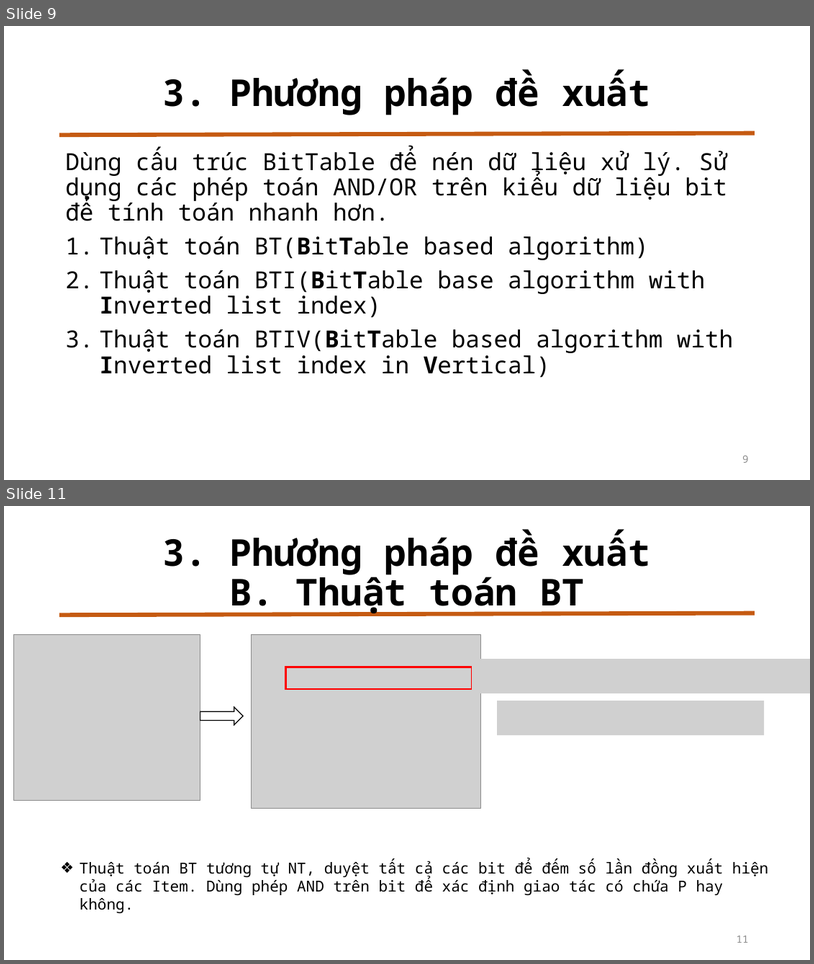
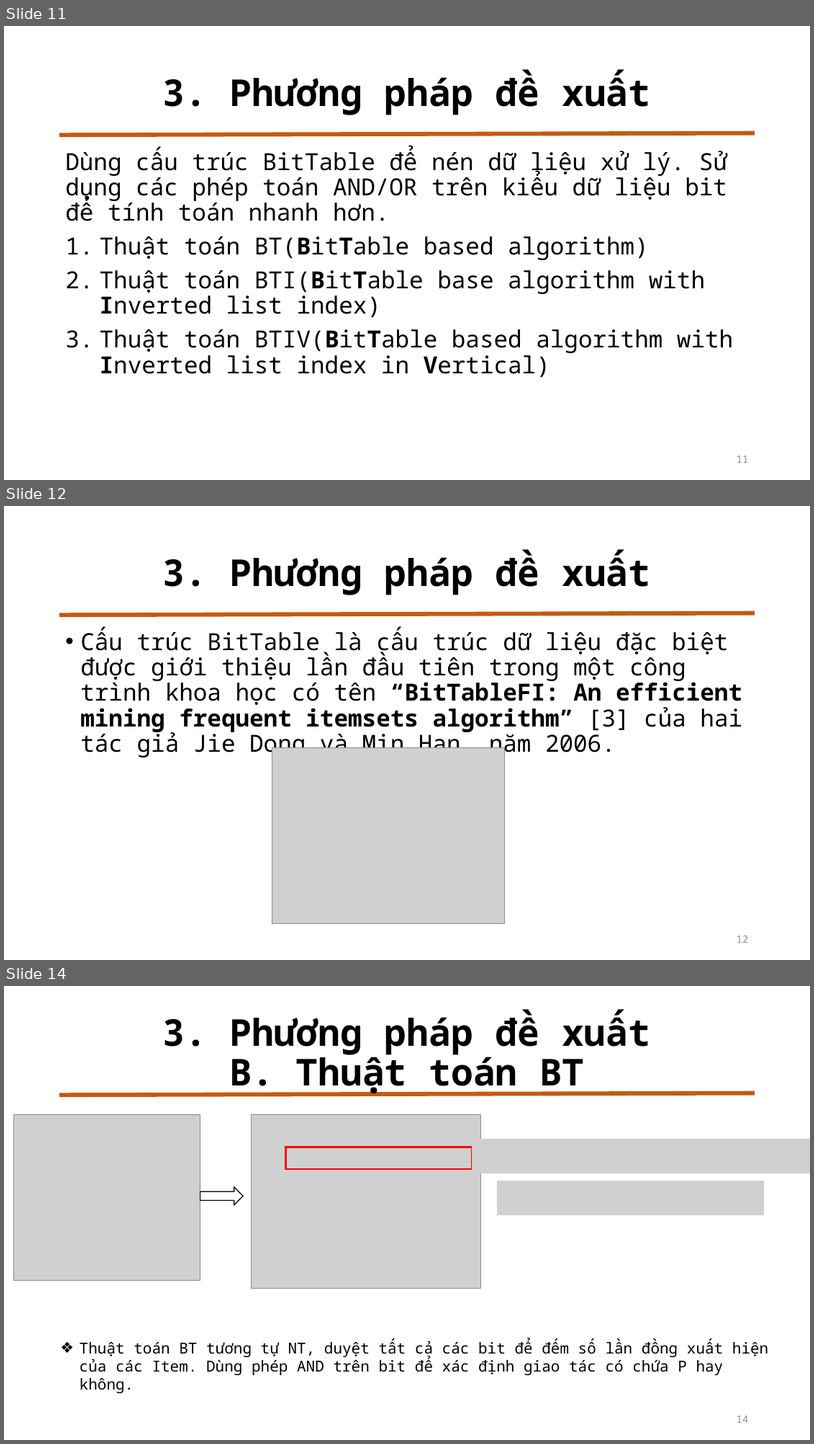
Before and after one commit to duychinhnguyenvn/Mining-Top-K-Co-Occurrence-Items, a slide deck: Slide Bao Cao.pptx. Shown one above the other, each under a label of ours: slides 9 and 11 before the commit, slides 11, 12 and 14 after it; the slides between them are not shown. The pictures are 814x964 and 814x1444 pixels, drawn with LibreOffice and Linux fonts; fonts in the diff are those of the drawing; grey boxes stand for pictures. Boxes give left, top, right and bottom in pixels: in the first picture for what was removed or moved away, otherwise in the second. Text is boxed around its words. In the diff, an @@ line names an element or a change of style, - is before the commit and + after.

```diff
--- a/Slide Bao Cao.pptx
+++ b/Slide Bao Cao.pptx
@@ slide 12 added at box(4, 506, 810, 960), background #FFFFFF; not listed: 1 template element that a slide beside it also shows @@
@@ title added at box(163, 551, 651, 595), 44 pt, text #000000, bold @@
+3. Phương pháp đề xuất
@@ text added at box(80, 628, 743, 758), 28 pt, text #000000 @@
+• Cấu trúc BitTable là cấu trúc dữ liệu đặc biệt được giới thiệu lần đầu tiên trong một công trình khoa học có tên “BitTableFI: An efficient mining frequent itemsets algorithm” [3] của hai tác giả Jie Dong và Min Han, năm 2006.
@@ picture added at box(272, 747, 505, 924) @@
@@ page number added at box(737, 935, 749, 942), 12 pt, text #8C8C8C @@
+12
@@ what was slide 9 is now slide 11 @@
@@ page number at box(737, 455, 749, 462): text changed @@
-9
+11
@@ what was slide 11 is now slide 14 @@
@@ page number at box(737, 1415, 749, 1422): text changed @@
-11
+14
```
Also in this commit, not shown: 10 slides changed, 12 other slides added.
